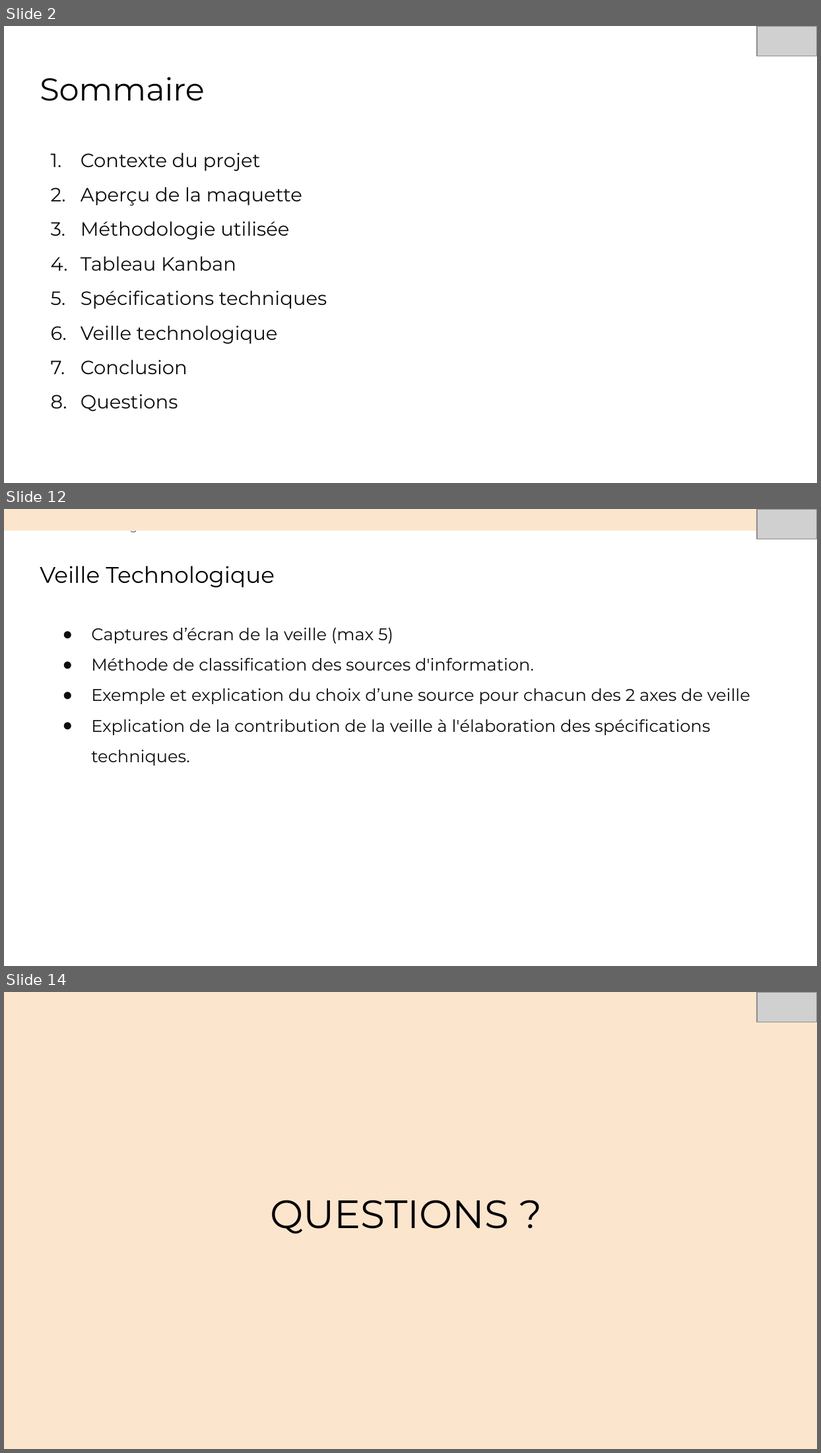
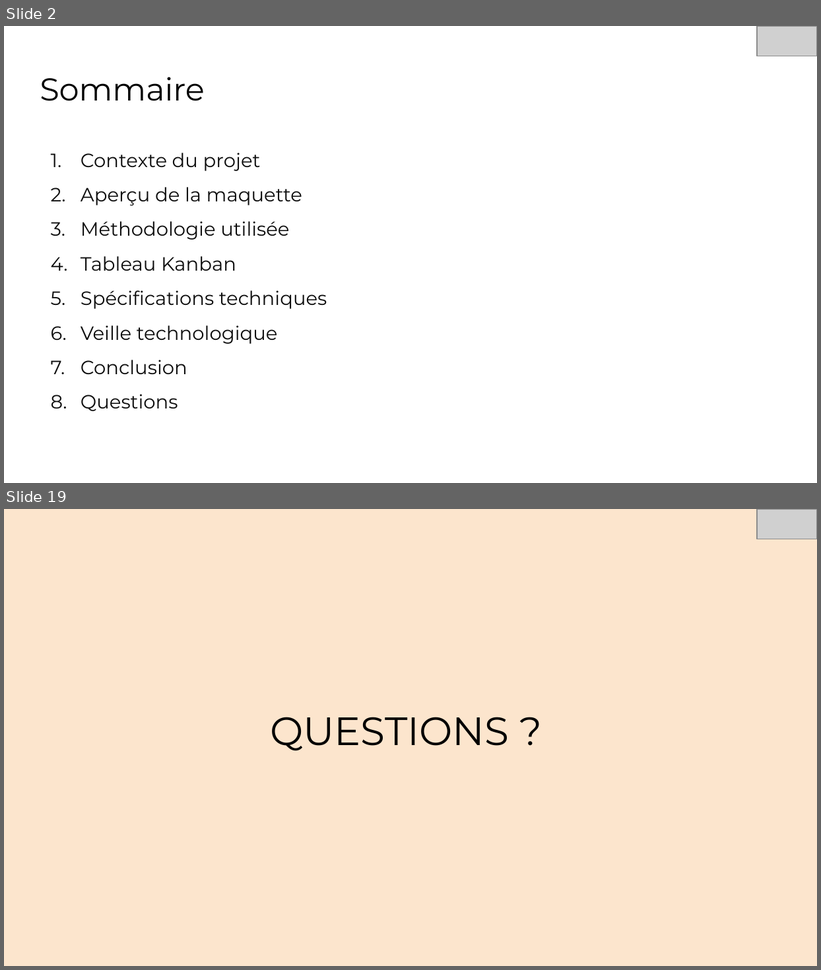
Before and after one commit to Nasus-Stackman/Projet7, a slide deck: Présentation.odp. Shown one above the other, each under a label of ours: slides 2, 12 and 14 before the commit, slides 2 and 19 after it; the slides between them are not shown. The pictures are 821x1453 and 821x970 pixels, drawn with LibreOffice and Linux fonts; fonts in the diff are those of the drawing; grey boxes stand for pictures. Boxes give left, top, right and bottom in pixels: in the first picture for what was removed or moved away, otherwise in the second. Text is boxed around its words. In the diff, an @@ line names an element or a change of style, - is before the commit and + after.

```diff
--- a/Présentation.odp
+++ b/Présentation.odp
@@ slide 12 removed at <box>4,509,817,966</box>, background #FFFFFF @@
@@ rectangle removed at <box>4,509,817,530</box> @@
@@ picture removed at <box>757,509,817,539</box> @@
@@ text removed at <box>105,531,145,533</box> @@
-Présentation de l’usage du no-code
@@ title removed at <box>40,566,275,588</box> @@
-Veille Technologique
@@ text removed at <box>91,628,750,766</box> @@
-● Captures d’écran de la veille (max 5)
-● Méthode de classification des sources d'information.
-● Exemple et explication du choix d’une source pour chacun des 2 axes de veille
-● Explication de la contribution de la veille à l'élaboration des spécifications techniques.
@@ what was slide 14 is now slide 19 @@
```
Also in this commit, not shown: 8 slides changed, 7 slides added, 1 other slide removed, 3 other files.
